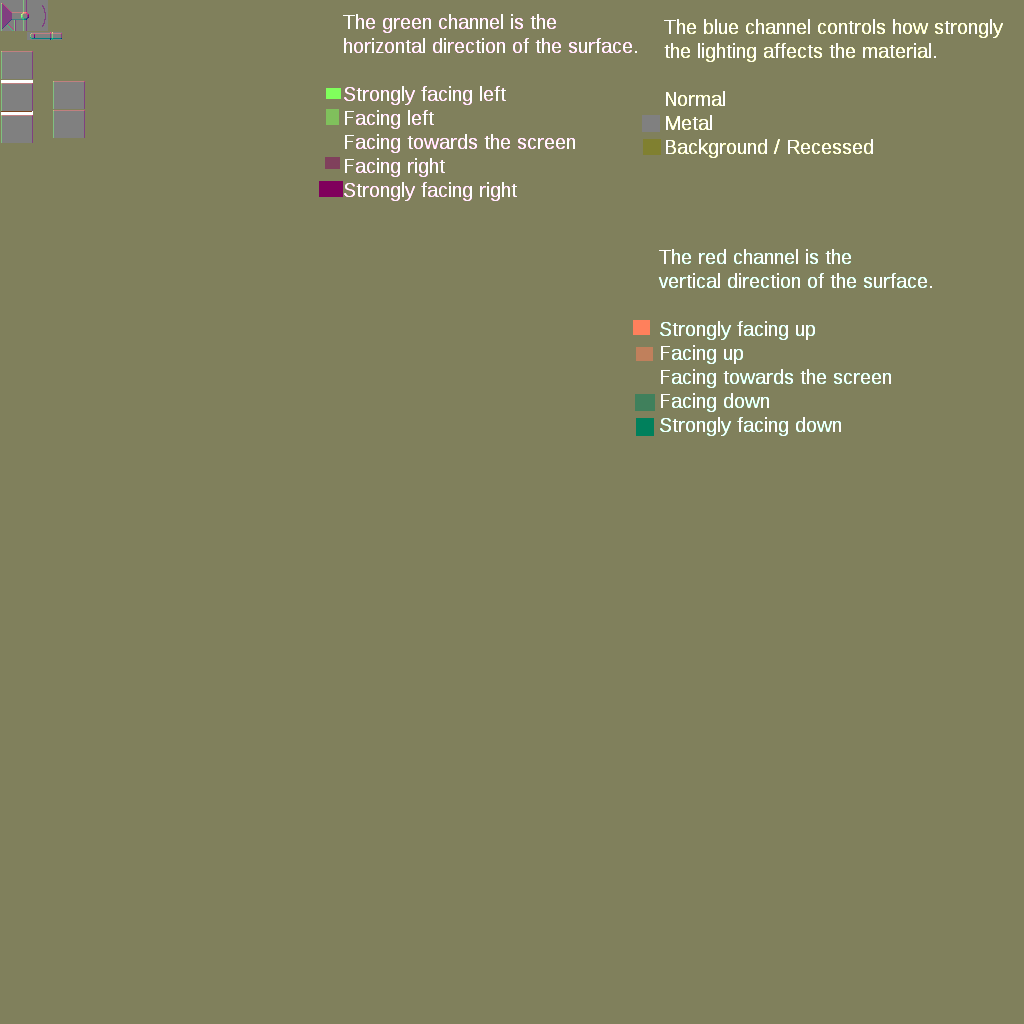
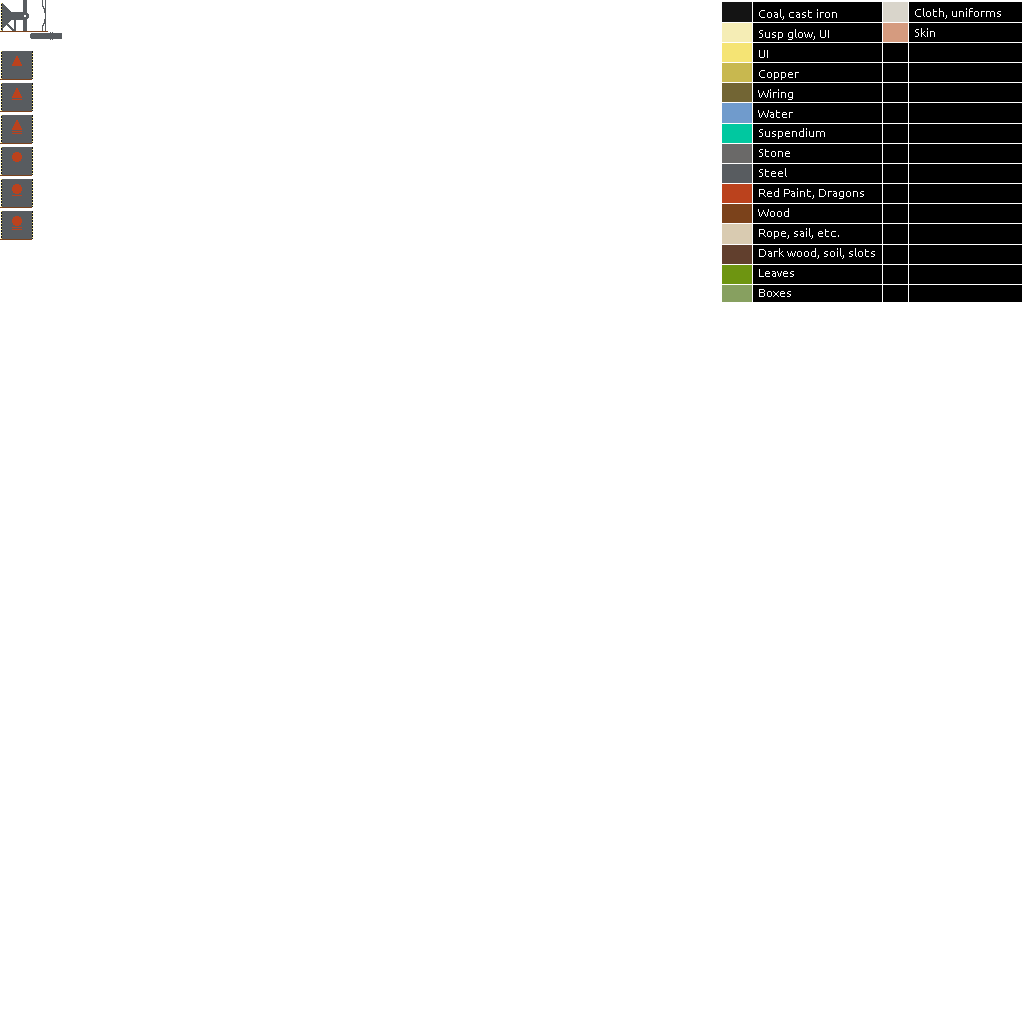
Comparing the layer stacks of the two 1024 × 1024 images. Changes:
hid group "my_spritesheet_bump" (3 layers) over [0,0,1024,1024]
painted on "Shiny" over [1,147,33,239]
painted on "Horizontal" over [1,147,33,239]
painted on "Vertical" over [1,147,33,212]
painted on "my_spritesheet" over [0,147,33,240]
